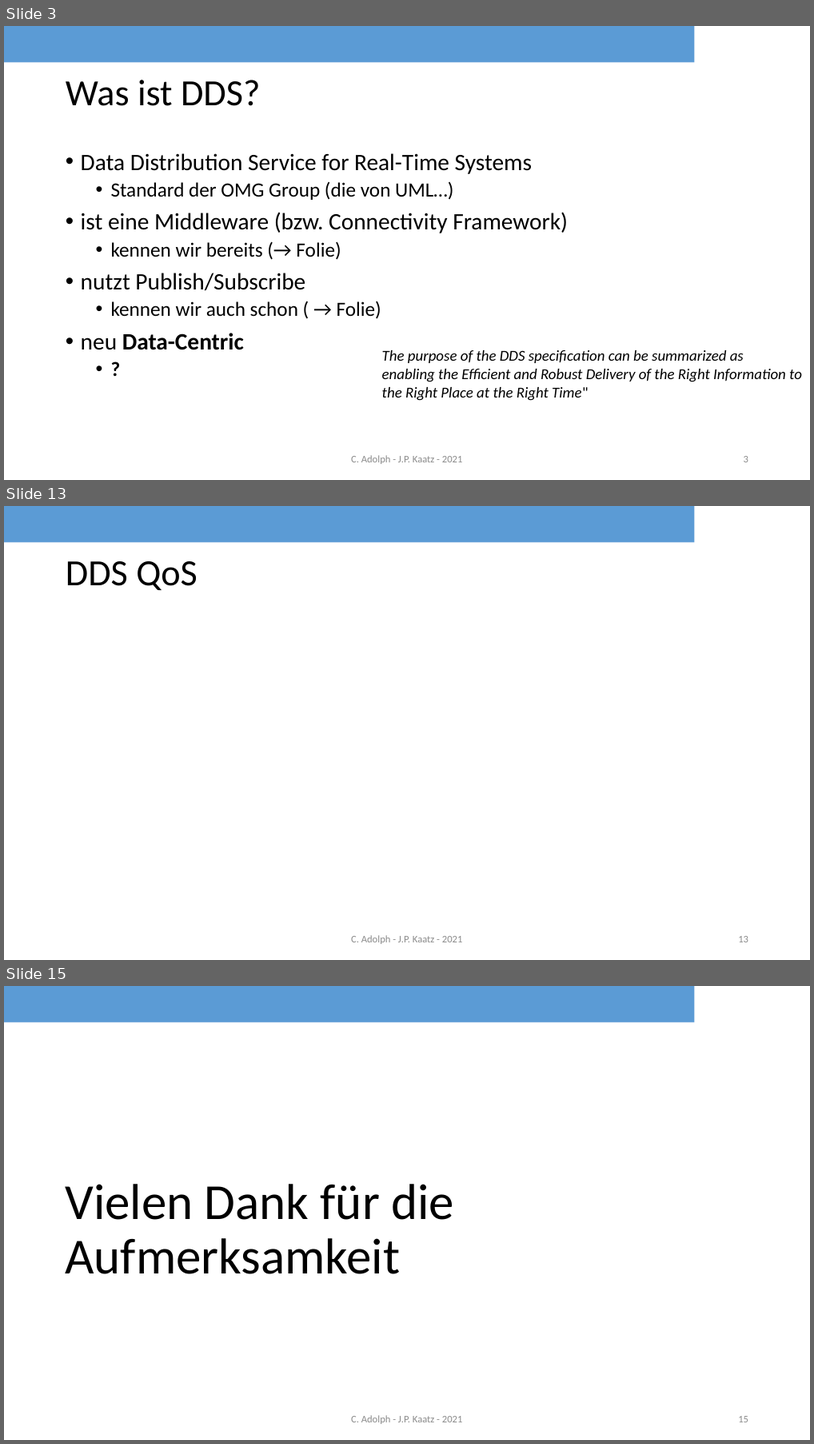
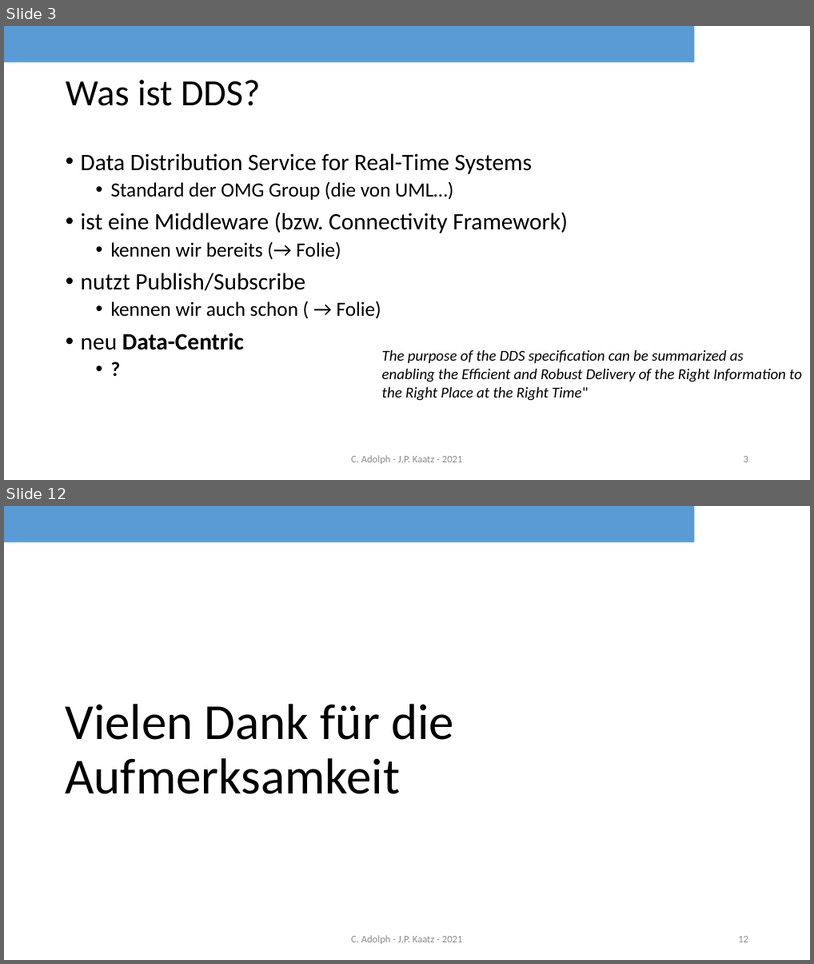
Before and after one commit to rocko/sisidm_sose2021, a slide deck: DDS_share.pptx. Shown one above the other, each under a label of ours: slides 3, 13 and 15 before the commit, slides 3 and 12 after it; the slides between them are not shown. The pictures are 814x1444 and 814x964 pixels, drawn with LibreOffice and Linux fonts; fonts in the diff are those of the drawing; background and template pictures are left out. Boxes give left, top, right and bottom in pixels: in the first picture for what was removed or moved away, otherwise in the second. Text is boxed around its words. In the diff, an @@ line names an element or a change of style, - is before the commit and + after.

```diff
--- a/DDS_share.pptx
+++ b/DDS_share.pptx
@@ slide 13 removed at (4, 506, 810, 960), background #FFFFFF; not listed: 2 template elements that a slide beside it also shows @@
@@ title removed at (66, 561, 198, 590) @@
-DDS QoS
@@ text removed at (351, 935, 463, 944) @@
-C. Adolph - J.P. Kaatz - 2021
@@ page number removed at (738, 936, 749, 942) @@
-13
@@ what was slide 15 is now slide 12 @@
@@ page number at (738, 936, 749, 942): text changed @@
-15
+12
```
Also in this commit, not shown: 7 slides changed, 2 other slides removed.
